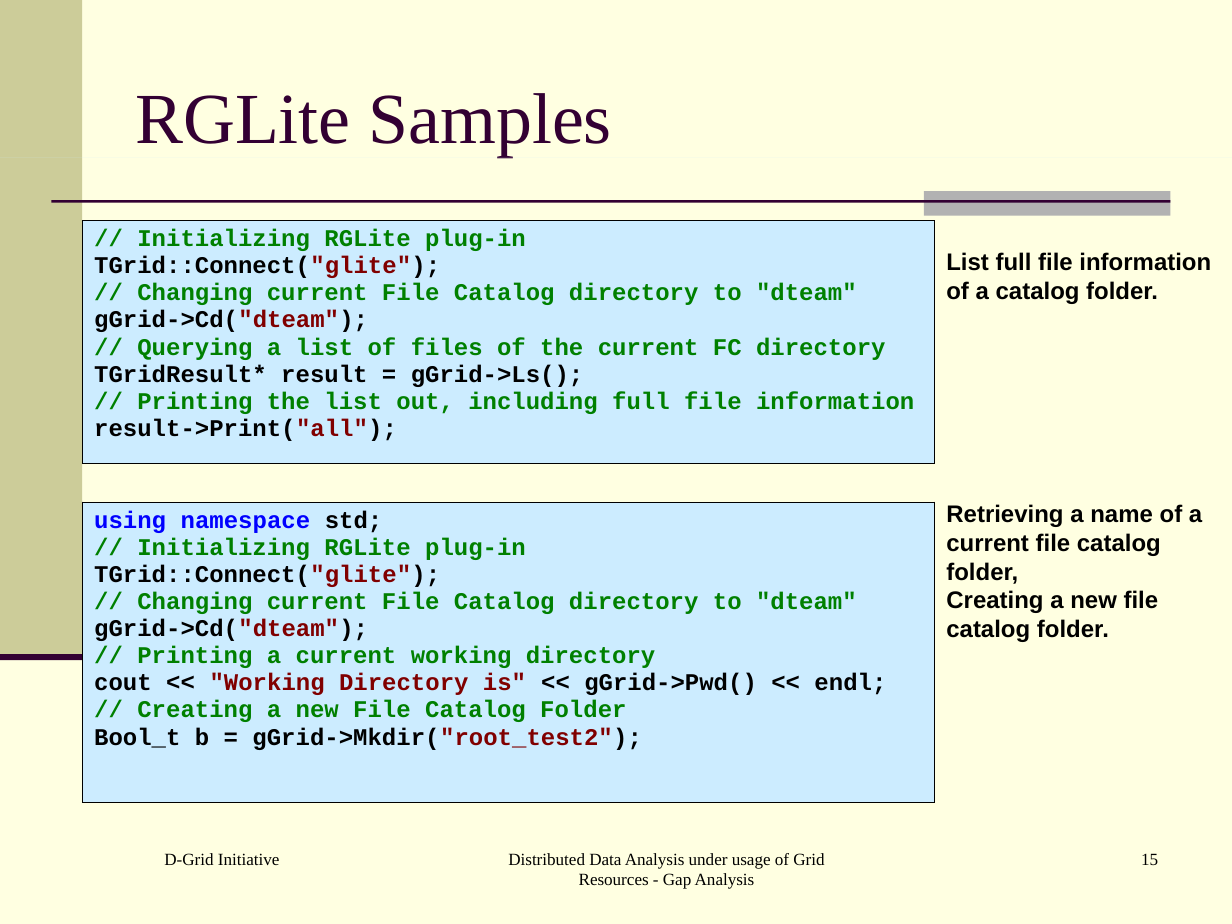
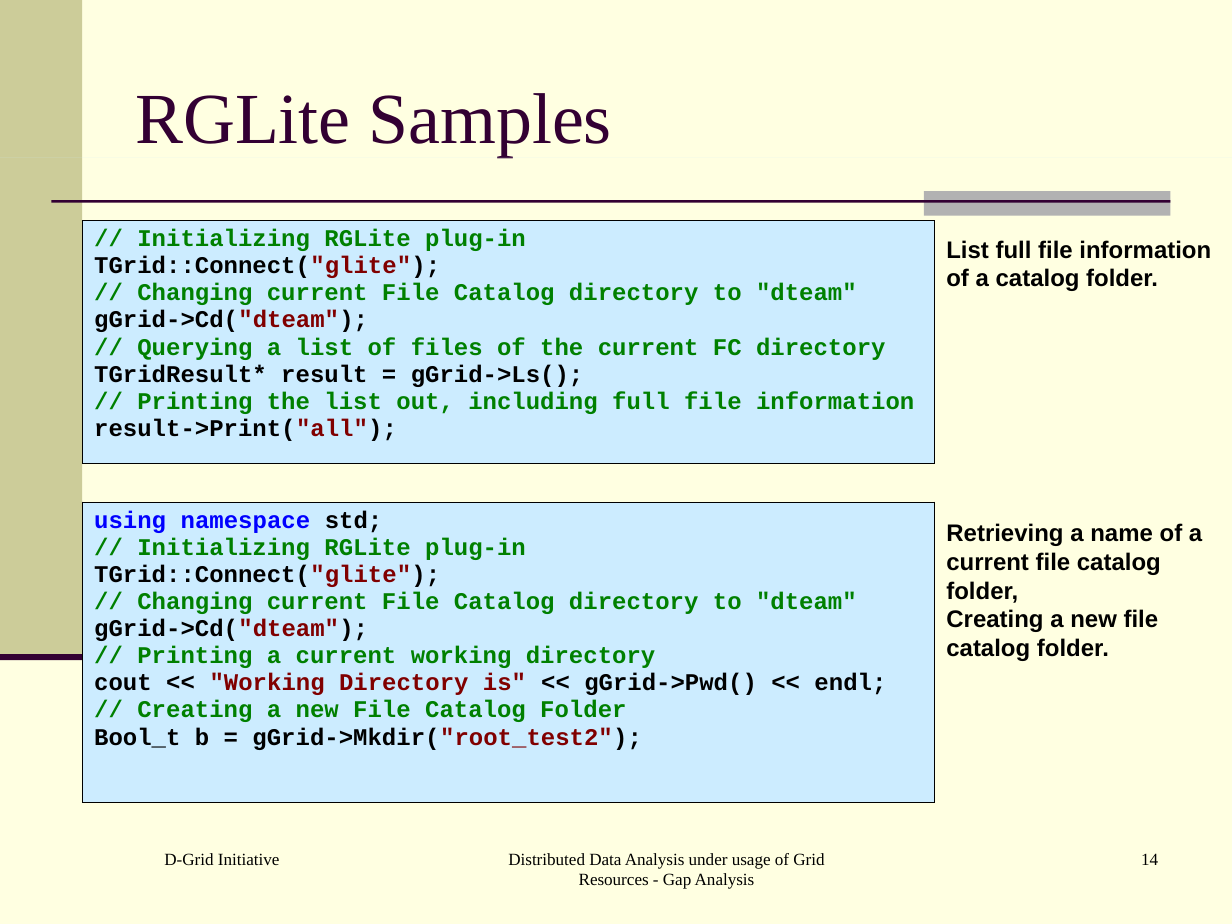
Before and after one commit to AnarManafov/PoDDocumentation, a slide deck: slide 14 of HEPCG-Workshops/2006-Nov/HEPCG-Workshops-2006-Nov.ppt (slide 15 before the commit). Drawn at 1232x924 pixels with LibreOffice and Linux fonts; fonts in the diff are those of the drawing. Boxes give left, top, right and bottom in pixels: in the first picture for what was removed or moved away, otherwise in the second. Text is boxed around its words. In the diff, an @@ line names an element or a change of style, - is before the commit and + after.

```diff
--- a/HEPCG-Workshops/2006-Nov/HEPCG-Workshops-2006-Nov.ppt
+++ b/HEPCG-Workshops/2006-Nov/HEPCG-Workshops-2006-Nov.ppt
@@ text "List full file information of ...": place and size @@
-text "List full file information of ..." at [946,252,1211,304]
+text "List full file information of ..." at [946,240,1211,291]
@@ text "Retrieving a name of a ...": place and size @@
-text "Retrieving a name of a ..." at [946,504,1202,642]
+text "Retrieving a name of a ..." at [946,523,1202,661]
@@ page number at [1141,853,1158,865]: text changed @@
-15
+14
```
Also in this commit, not shown: 8 other slides changed, 1 slide removed, 1 other file.
